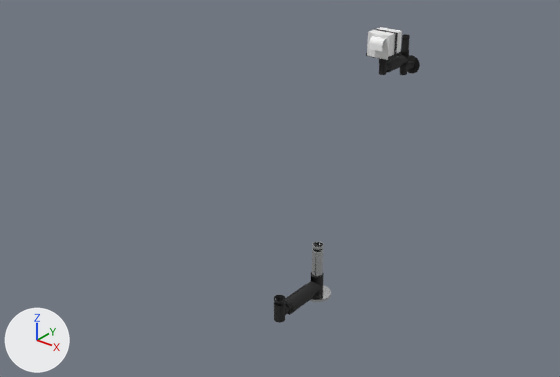
Renders of the glTF model projekt.glb from each side of a commit.
Before and after are seen from a 50 mm lens placed at (1.63, -2.6, 1.35), pointed at (-0.22, -0.29, -0.08). Every picture has the same lights, and +X, +Y and +Z are marked at lower left. The older version comes first. Where no turn or scale is listed for an object, it has been applied to the vertices.

Objects in the first picture: 'PL38_0000', 'PL38_0007', 'PL38_0007_full_c_1', 'PL38_0007_full_c_2', 'PL38_0100__Flex_Arm_A', 'PL38_0100__Flex_Arm_A.001', 'PL38_0100__Flex_Arm_B', 'PL38_0200' and 1 more.
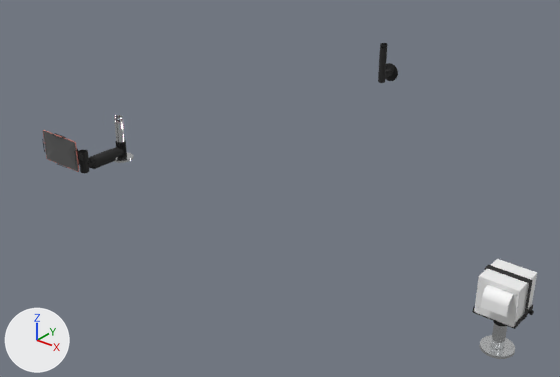
Not drawn themselves, but carrying or shaping drawn objects: ob_scene, ob_scene_001, ob_scene_002, ob_scene_004, ob_scene_005.

Location of each change, (x1, y1, x2, y2) in pixels of the pictures (560 x 377 px):
'PL38_0007_full_c_2', moved
    before: (367, 27, 402, 60)
    after: (474, 259, 537, 327)
'PL38_0200', moved, turned
    before: (309, 242, 331, 302)
    after: (479, 323, 515, 359)
'PL38_0100__Flex_Arm_A', moved, turned
    before: (285, 272, 324, 315)
    after: (89, 140, 127, 169)
'PL38_0007_full_c_1', moved
    before: (369, 36, 386, 52)
    after: (481, 285, 514, 317)
'PL38_0008_full_2', added
    after: (43, 131, 78, 171)
'PL38_0000', moved
    before: (400, 34, 420, 75)
    after: (378, 43, 398, 83)
'PL38_0007', moved
    before: (366, 29, 401, 65)
    after: (472, 265, 534, 329)
'PL38_0100__Flex_Arm_B', moved, rescaled, turned
    before: (274, 295, 289, 323)
    after: (80, 152, 92, 173)
'PL38_0200.001', added
    after: (113, 115, 134, 163)
'PL38_0100__Flex_Arm_A.001', deleted
    before: (386, 51, 409, 72)
'PL38_0008_A', added
    after: (78, 150, 89, 162)
'PL38_0100__Flex_Arm_B.001', no longer drawn
    before: (379, 64, 389, 75)
'PL38_0008_full_1', added
    after: (43, 130, 79, 172)
'PL38_0008_C', added
    after: (42, 133, 80, 168)

The change in detail:
Material 'Pulverbeschichtung_(Schwarz)' (mat_pulverbeschichtung__schwarz) is new.
Its base color is (0.098, 0.098, 0.098) (dark grey #585858).
Its roughness is 1.0.
Material 'Pulverbeschichtung_(Rot)' (mat_pulverbeschichtung__rot) is new.
Its base color is (0.576, 0.188, 0.153) (pink #c8786d).
Its roughness is 1.0.
Material 'Material_11' (mat_material_11) is new.
Its base color is (0.0196, 0.0196, 0.0196) (black #262626).
Its metallic is 0.1.
Its roughness is 0.8.
Material 'Material_9' (mat_material_9) is new.
Its base color is (0.0196, 0.0196, 0.0196) (black #262626).
Its metallic is 0.1.
Its roughness is 0.8.
Mesh me_mesh_13 is new.
It has 36 vertices, 36 faces and spans x -0.106..0.106, y -0.002, z -0.065..0.065.
It uses material mat_pulverbeschichtung__schwarz (dark grey #585858).
Mesh me_mesh_12 is new.
It has 830 vertices, 1624 faces and spans x -0.108..0.108, y -0.002..0.002, z -0.066..0.066.
It uses material mat_pulverbeschichtung__rot (pink #c8786d).
Mesh me_mesh_11 is new.
It has 10262 vertices, 20540 faces and spans x -0.111..0.111, y -0.011..0.009, z -0.07..0.069.
It uses material mat_material_11 (black #262626).
Mesh me_mesh_9 is new.
It has 406 vertices, 804 faces and spans x -0.0388..0.0388, y -0.0535..0.0535, z -0.0448..0.0448.
It uses material mat_material_9 (black #262626).
Object 'Scene' (ob_scene) moves from (0.291, -0.725, -0.074) to (-0.423, 0.859, 0.159).
In object 'PL38_0200' (ob_pl38_0200), parent goes from ob_scene to ob_scene_001.
Object 'Scene.001' (ob_scene_001) turns from (0, 0, 90) to (0, 0, 0) degrees about x, y and z.
Object 'Scene.001' (ob_scene_001) moves from (0.291, -0.804, -0.129) to (0.973, -0.773, 0.0461).
In object 'PL38_0100__Flex_Arm_A' (ob_pl38_0100__flex_arm_a), parent goes from ob_scene_001 to ob_scene_005.
Object 'Scene.002' (ob_scene_002) turns from (0, 0, 90) to (0, 0, 0) degrees about x, y and z.
Object 'Scene.002' (ob_scene_002) moves from (0.291, -0.853, -0.124) to (0.973, -0.773, 0.118).
Object 'Scene.002' (ob_scene_002) is rescaled from (0.01, 0.01, 0.01) to (0.00938, 0.00938, 0.00938).
In object 'PL38_0100__Flex_Arm_B' (ob_pl38_0100__flex_arm_b), parent goes from ob_scene_002 to ob_scene_006.
Object 'PL38_0000' (ob_pl38_0000) moves from (-0.315, 0.891, 0.215) to (-0.423, 0.859, 0.159).
Object 'Scene.004' (ob_scene_004) turns from (0, 0, 90) to (0, 0, 0) degrees about x, y and z.
Object 'Scene.004' (ob_scene_004) moves from (-0.315, 0.775, 0.21) to (-0.937, -0.535, 0.0461).
Object 'PL38_0100__Flex_Arm_A.001' (ob_pl38_0100__flex_arm_a_001) is deleted.
Object 'Scene.005' (ob_scene_005) moves from (-0.315, 0.726, 0.214) to (-0.937, -0.614, -0.00892).
Object 'PL38_0007' (ob_pl38_0007) moves from (-0.315, 0.646, 0.308) to (0.973, -0.773, 0.118).
Object 'PL38_0007_full_c_1' (ob_pl38_0007_full_c_1) moves from (-0.315, 0.631, 0.328) to (0.973, -0.788, 0.138).
Object 'PL38_0007_full_c_2' (ob_pl38_0007_full_c_2) moves from (-0.315, 0.631, 0.328) to (0.973, -0.788, 0.138).
Object 'PL38_0008_full_2' (ob_pl38_0008_full_2) is new; it shows me_mesh_13.
Its location is (-0.938, -0.848, 0.087).
Object 'PL38_0008_full_1' (ob_pl38_0008_full_1) is new; it shows me_mesh_12.
Its location is (-0.938, -0.848, 0.087).
Object 'PL38_0008_C' (ob_pl38_0008_c) is new; it shows me_mesh_11.
Its location is (-0.938, -0.848, 0.087).
Object 'PL38_0008_A' (ob_pl38_0008_a) is new; it shows me_mesh_9.
Its location is (-0.937, -0.774, 0.053).
Object 'PL38_0200.001' (ob_pl38_0200_001) is new; it shows me_mesh_0.
Its parent is ob_scene_004.
Its location is (0.0, 0.0, 0.0).
